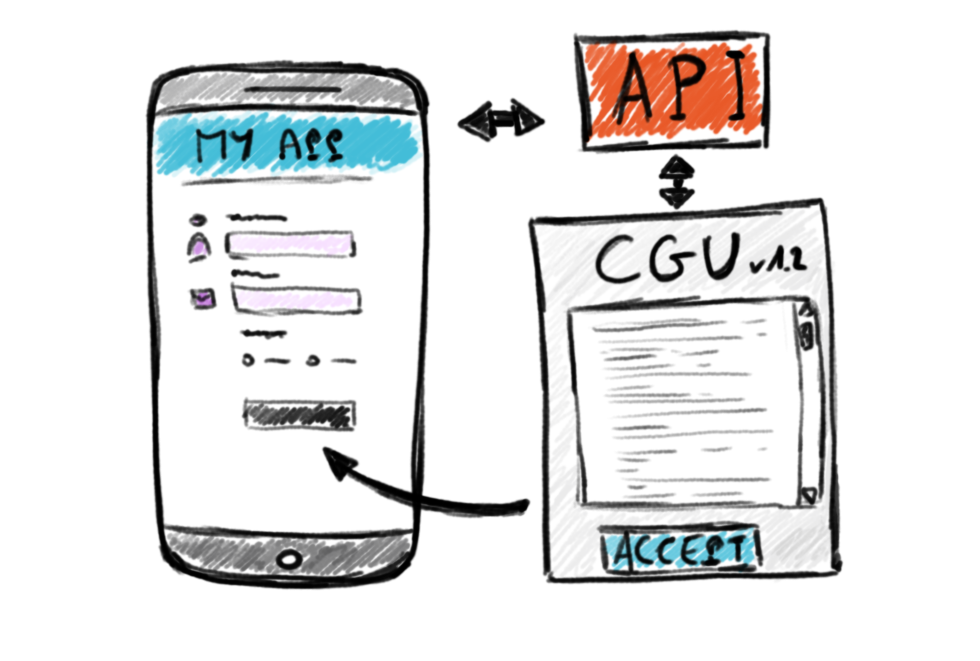
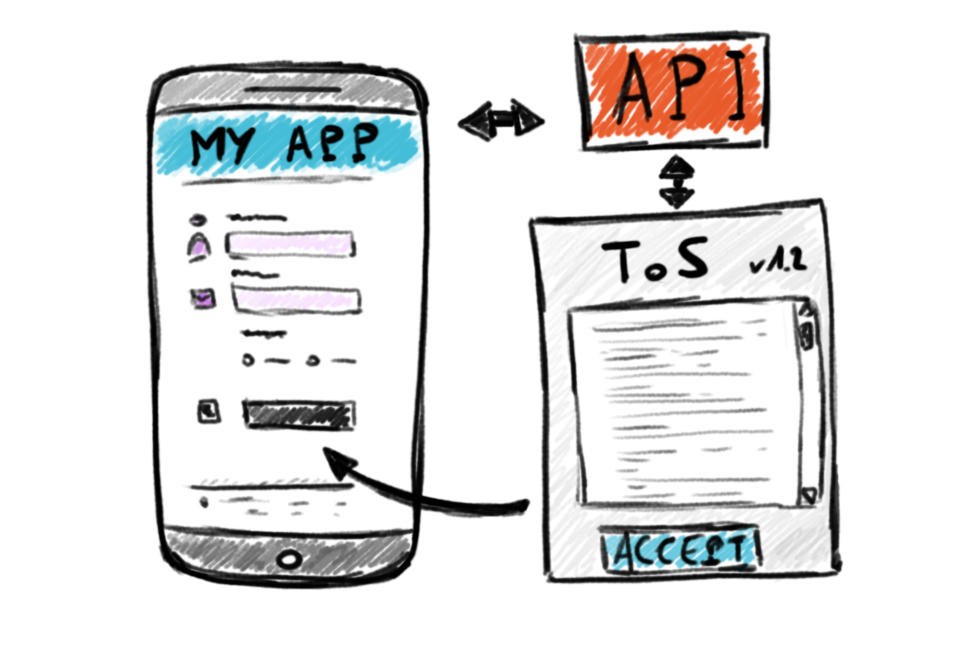
Layered file, before and after one edit (980x661). Changes by layer:
painted on "Calque 1" over 181, 120, 742, 518
painted on "Calque 2" over 181, 120, 742, 518
